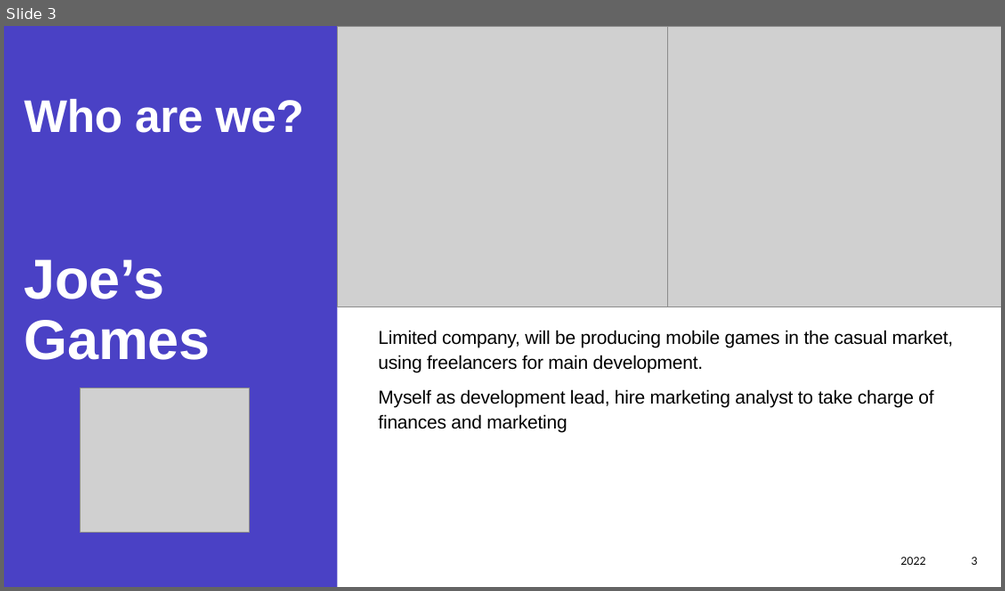
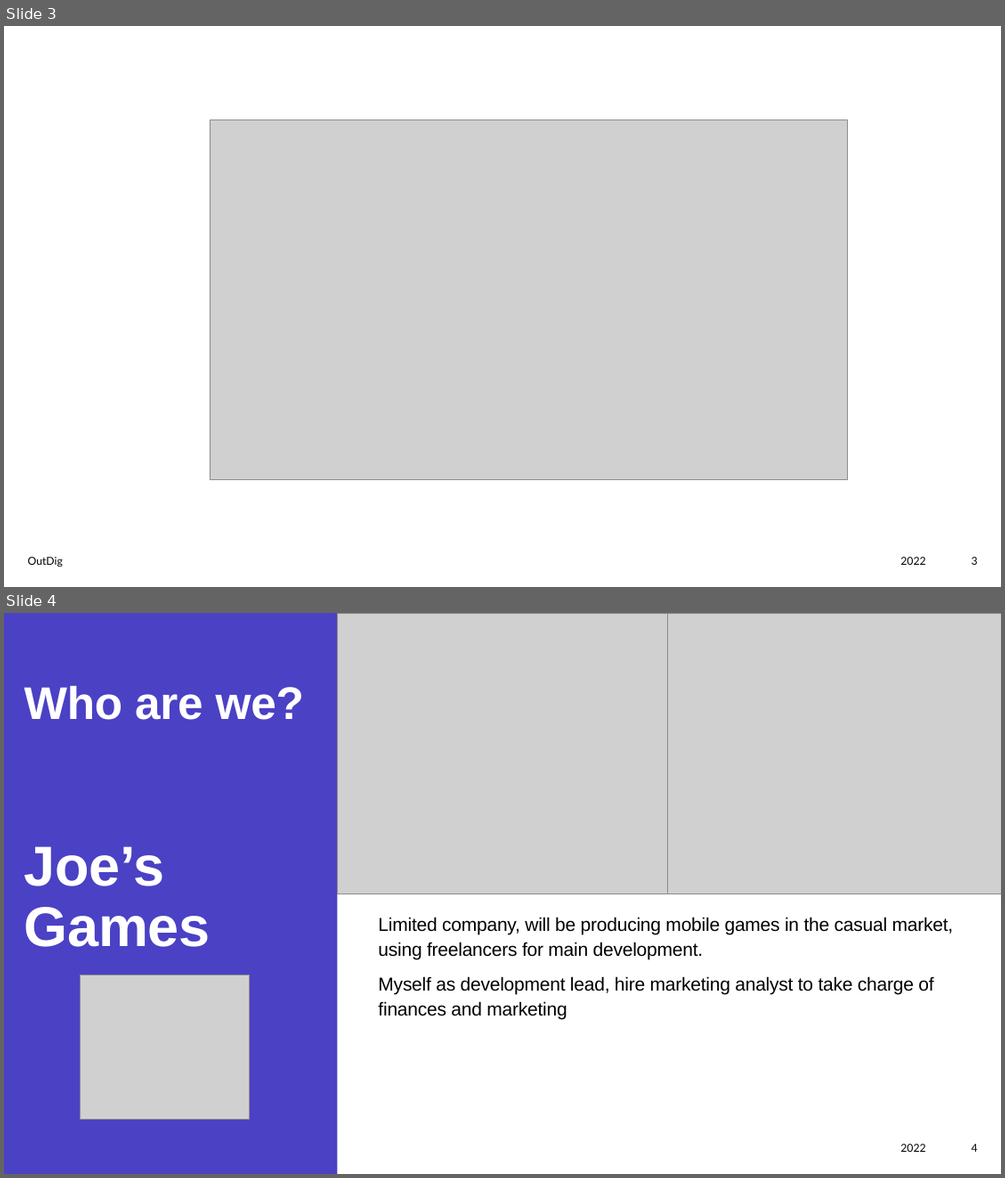
Before and after one commit to Joe34441/IndieDevPPT, a slide deck: CT6018 Joe Mason s4001719.pptx. Shown one above the other, each under a label of ours: slide 3 before the commit, slides 3 and 4 after it. The pictures are 1005x591 and 1005x1178 pixels, drawn with LibreOffice and Linux fonts; fonts in the diff are those of the drawing; grey boxes stand for pictures; background and template pictures are left out. Boxes give left, top, right and bottom in pixels: in the first picture for what was removed or moved away, otherwise in the second. Text is boxed around its words. In the diff, an @@ line names an element or a change of style, - is before the commit and + after.

```diff
--- a/CT6018 Joe Mason s4001719.pptx
+++ b/CT6018 Joe Mason s4001719.pptx
@@ slide 3 added at (4, 26, 1001, 587), background picture (left out) @@
@@ picture added at (210, 120, 848, 479) @@
@@ text added at (28, 556, 63, 567), 10.5 pt, text #000000 @@
+OutDig
@@ text added at (900, 556, 925, 564), 10.5 pt, text #000000 @@
+2022
@@ page number added at (971, 556, 978, 564), 10.5 pt, text #000000 @@
+3
@@ what was slide 3 is now slide 4 @@
@@ page number at (971, 1143, 978, 1151): text changed @@
-3
+4
```
Also in this commit, not shown: 1 slide changed, 7 other files.
